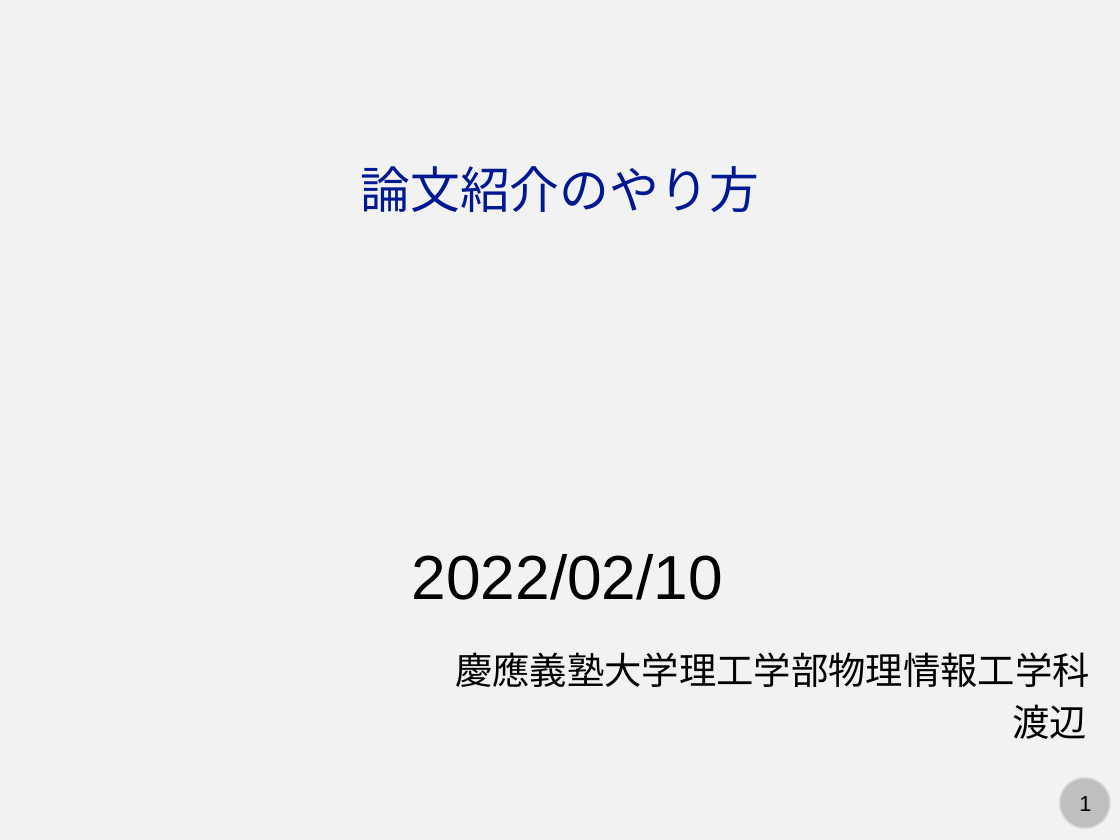
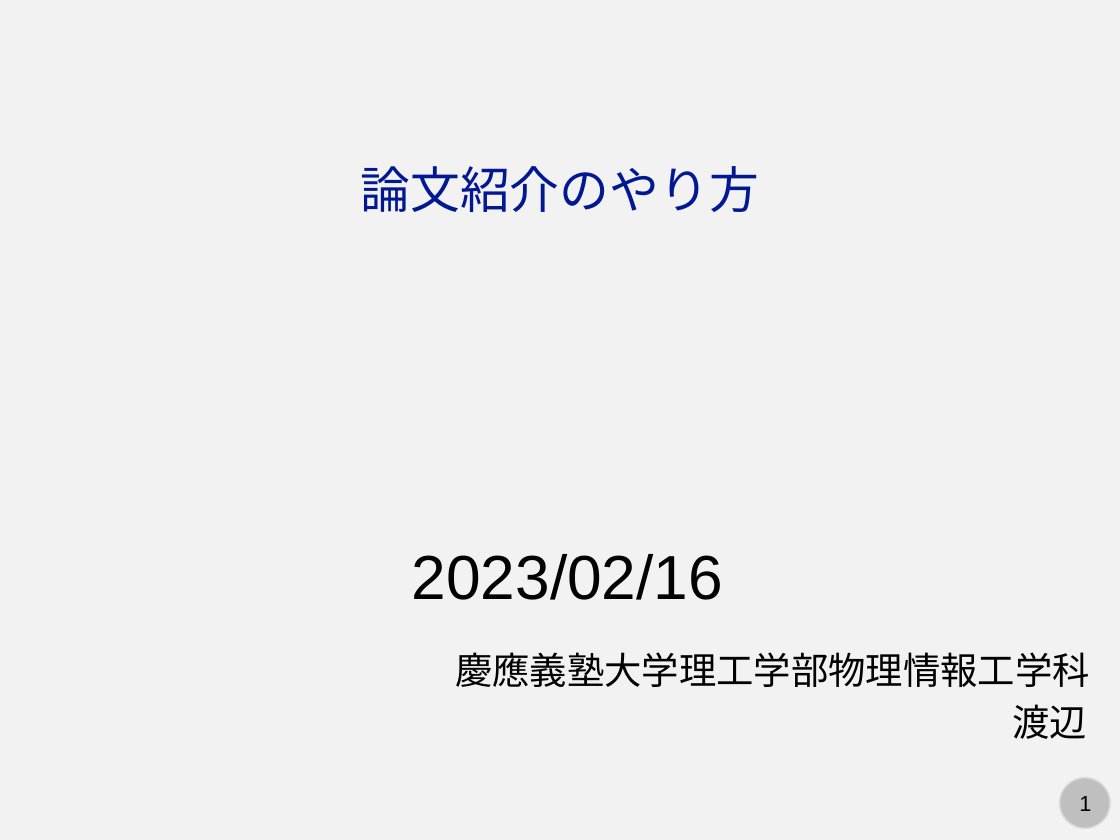
Before and after one commit to kaityo256/lab_startup, a slide deck: slide 1 of howtoreview/howtoreview.pptx. Drawn at 1120x840 pixels with LibreOffice and Linux fonts; fonts in the diff are those of the drawing. Boxes give left, top, right and bottom in pixels: in the first picture for what was removed or moved away, otherwise in the second. Text is boxed around its words. In the diff, an @@ line names an element or a change of style, - is before the commit and + after.

```diff
--- a/howtoreview/howtoreview.pptx
+++ b/howtoreview/howtoreview.pptx
@@ text at (412, 554, 723, 600): text changed @@
-2022/02/10
+2023/02/16
```
Also in this commit, not shown: 1 other slide changed, 4 other files.
